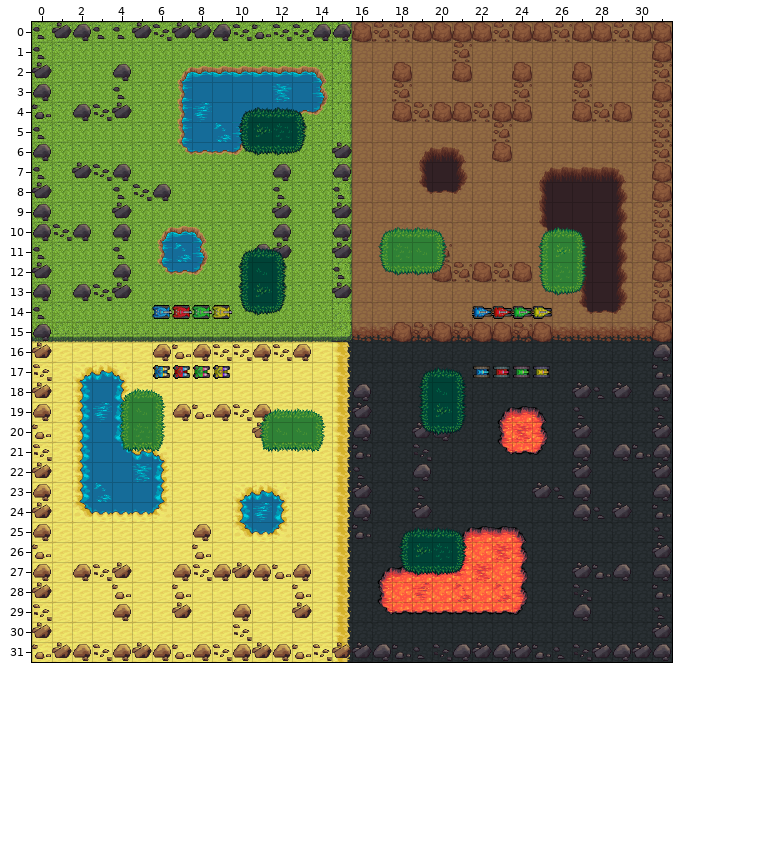
Tiled map, stored at graphics_src/maps/fourbase.tmx. Above, as it was before the edit.
Cells are 32x32 px. Shown: x 0..31, y 0..31.
The result:
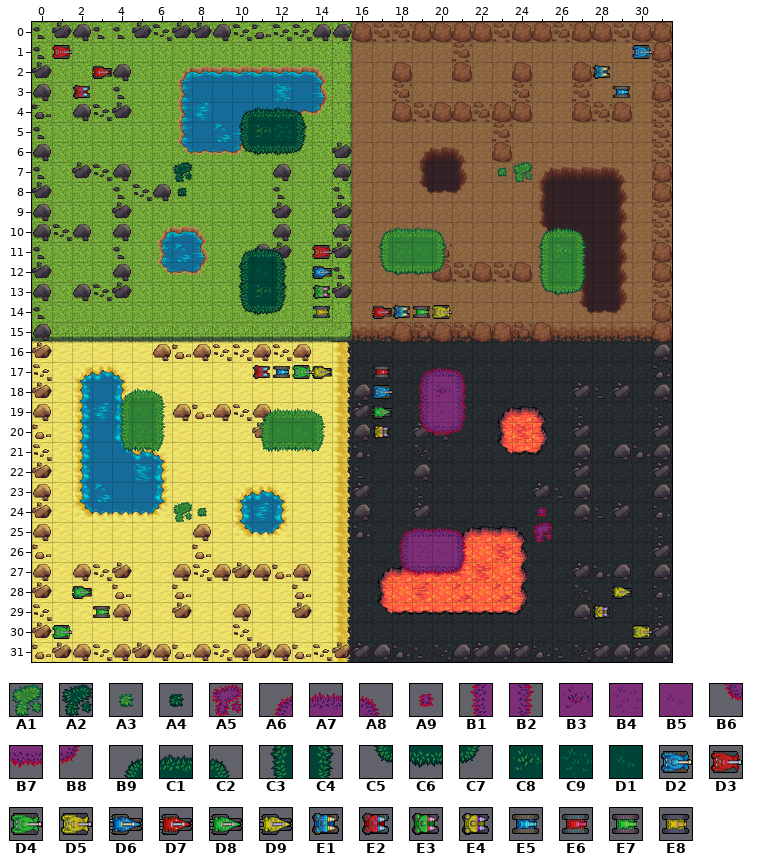
Key: from "palette": A1 126, A2 132, A3 147, A4 153, A5 489, A6 492, A7 493, A8 494, A9 510, B1 513, B2 515, B3 531, B4 532, B5 533, B6 534, B7 535, B8 536; from "palette_terrain": B9 174, C1 175, C2 176, C3 195, C4 197, C5 216, C6 217, C7 218, C8 237, C9 238, D1 239; from "tanks": D2 0, D3 1, D4 2, D5 3, D6 4, D7 5, D8 6, D9 7, E1 8, E2 9, E3 10, E4 11, E5 12, E6 13, E7 14, E8 15.
__ is an empty cell.
What changed:
Layer "tanks":
The edit adds tile D2 in row 1 at x 30; in row 18 at x 17.
The edit adds tile D3 in row 1 at x 1; in row 11 at x 14.
The edit adds tile D4 in row 17 at x 13; in row 30 at x 1.
The edit adds tile D5 in row 14 at x 20; in row 30 at x 30.
The edit adds tile D6 in row 12 at x 14.
The edit adds tile D7 in row 2 at x 3; in row 14 at x 17.
The edit adds tile D8 in row 19 at x 17; in row 28 at x 2.
The edit adds tile D9 in row 17 at x 14; in row 28 at x 29.
The edit adds tile E1 in row 2 at x 28; in row 14 at x 18.
The edit adds tile E2 in row 3 at x 2; in row 17 at x 11.
The edit adds tile E3 in row 13 at x 14.
The edit adds tile E4 in row 20 at x 17; in row 29 at x 28.
The edit adds tile E5 in row 3 at x 29; in row 17 at x 12.
The edit adds tile E6 in row 17 at x 17.
The edit adds tile E7 in row 14 at x 19; in row 29 at x 3.
The edit adds tile E8 in row 14 at x 14.
Tile D2 is removed in row 14 at x 6.
Tile D3 is removed in row 14 at x 7.
Tile D4 is removed in row 14 at x 8.
Tile D5 is removed in row 14 at x 9.
Tile D6 is removed in row 14 at x 22.
Tile D7 is removed in row 14 at x 23.
Tile D8 is removed in row 14 at x 24.
Tile D9 is removed in row 14 at x 25.
Tile E1 is removed in row 17 at x 6.
Tile E2 is removed in row 17 at x 7.
Tile E3 is removed in row 17 at x 8.
Tile E4 is removed in row 17 at x 9.
Tile E5 is removed in row 17 at x 22.
Tile E6 is removed in row 17 at x 23.
Tile E7 is removed in row 17 at x 24.
Tile E8 is removed in row 17 at x 25.
Layer "foliage":
The edit adds tile A1 in row 7 at x 24; in row 24 at x 7.
The edit adds tile A2 in row 7 at x 7.
The edit adds tile A3 in row 7 at x 23; in row 24 at x 8.
The edit adds tile A4 in row 8 at x 7.
The edit adds tile A5 in row 25 at x 25.
Tile B9 gives way to tile A6 in row 17 at x 19; in row 25 at x 18.
Tile C1 gives way to tile A7 in row 17 at x 20; in row 25 at x 19 to 20.
Tile C2 gives way to tile A8 in row 17 at x 21; in row 25 at x 21.
The edit adds tile A9 in row 24 at x 25.
Tile C3 gives way to tile B1 in rows 18 to 19 at x 19; in row 26 at x 18.
Tile C4 gives way to tile B2 in rows 18 to 19 at x 21; in row 26 at x 21.
Tile D1 gives way to tile B3 in row 18 at x 20.
Tile C8 gives way to tile B4 in row 19 at x 20; in row 26 at x 19.
Tile C9 gives way to tile B5 in row 26 at x 20.
Tile C5 gives way to tile B6 in row 20 at x 19; in row 27 at x 18.
Tile C6 gives way to tile B7 in row 20 at x 20; in row 27 at x 19 to 20.
Tile C7 gives way to tile B8 in row 20 at x 21; in row 27 at x 21.
